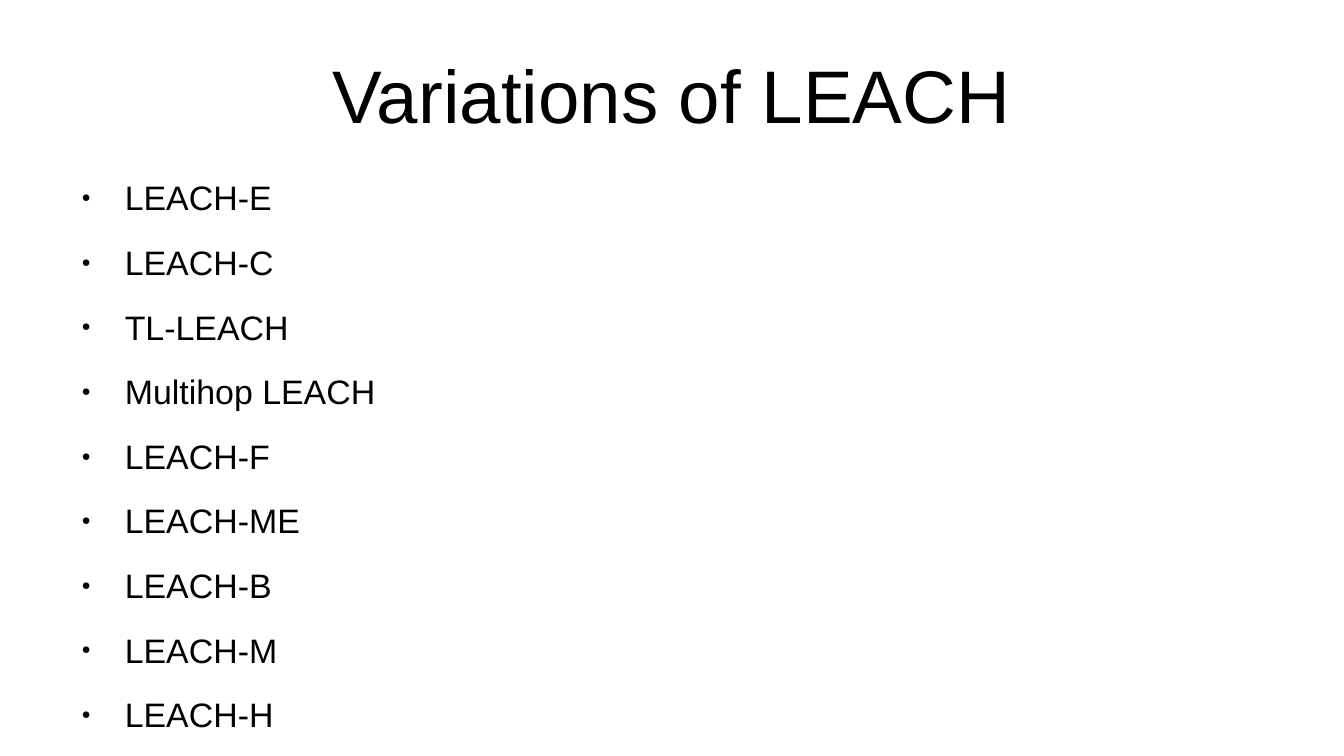
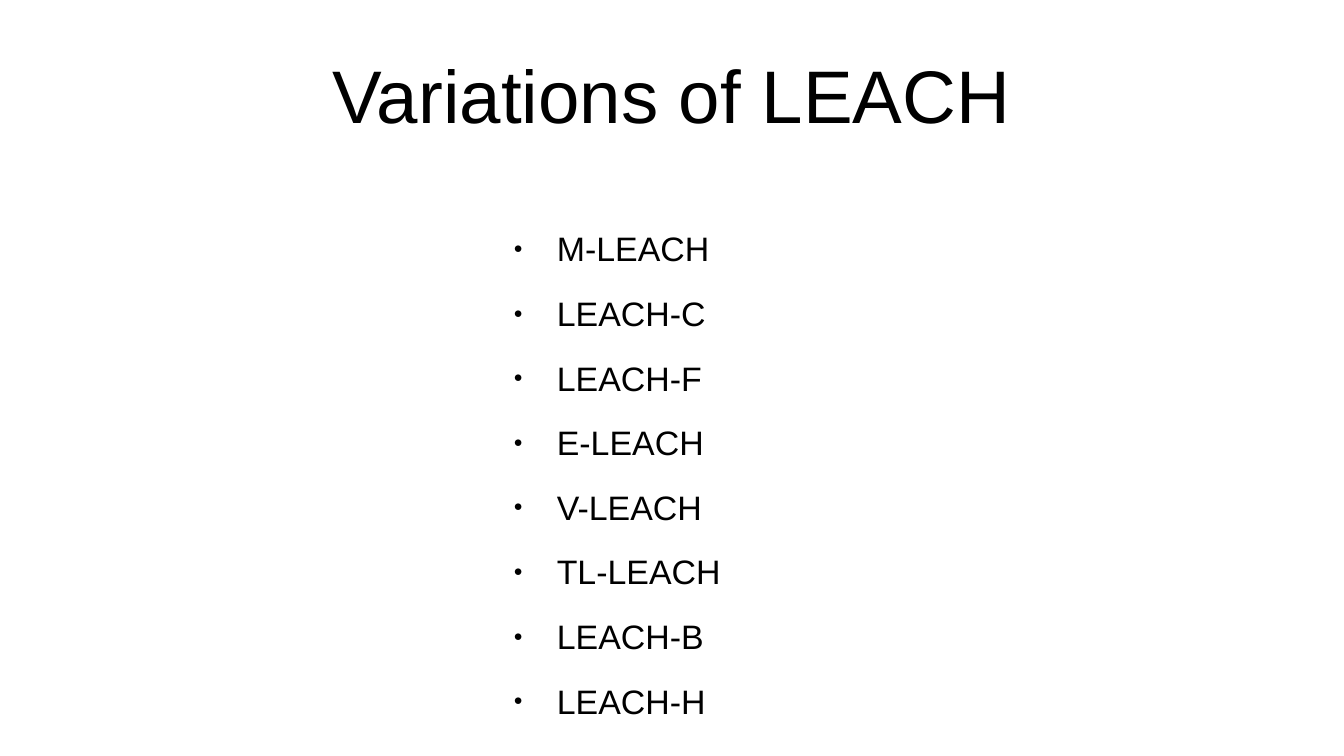
Before and after one commit to ChahatBansal8060/COL768_project, a slide deck: slide 17 of WSN_Presentation1.odp. Drawn at 1344x756 pixels with LibreOffice and Linux fonts; fonts in the diff are those of the drawing. Boxes give left, top, right and bottom in pixels: in the first picture for what was removed or moved away, otherwise in the second. Text is boxed around its words. In the diff, an @@ line names an element or a change of style, - is before the commit and + after.

Commit message:
ppt version 2

```diff
--- a/WSN_Presentation1.odp
+++ b/WSN_Presentation1.odp
@@ text "M-LEACH": place and size @@
-text "M-LEACH" at bbox=[125, 186, 375, 728]
+text "M-LEACH" at bbox=[557, 237, 721, 715]
@@ text at bbox=[557, 237, 710, 262]: text changed @@
-● LEACH-E
+● M-LEACH
@@ text at bbox=[125, 379, 375, 534]: paragraphs removed @@
-● Multihop LEACH
-● LEACH-F
-● LEACH-ME
@@ text at bbox=[557, 367, 704, 521]: paragraphs added @@
+● LEACH-F
+● E-LEACH
+● V-LEACH
@@ text at bbox=[125, 639, 278, 664]: paragraph removed @@
-● LEACH-M
```
Also in this commit, not shown: 7 slides added, 3 other files.
